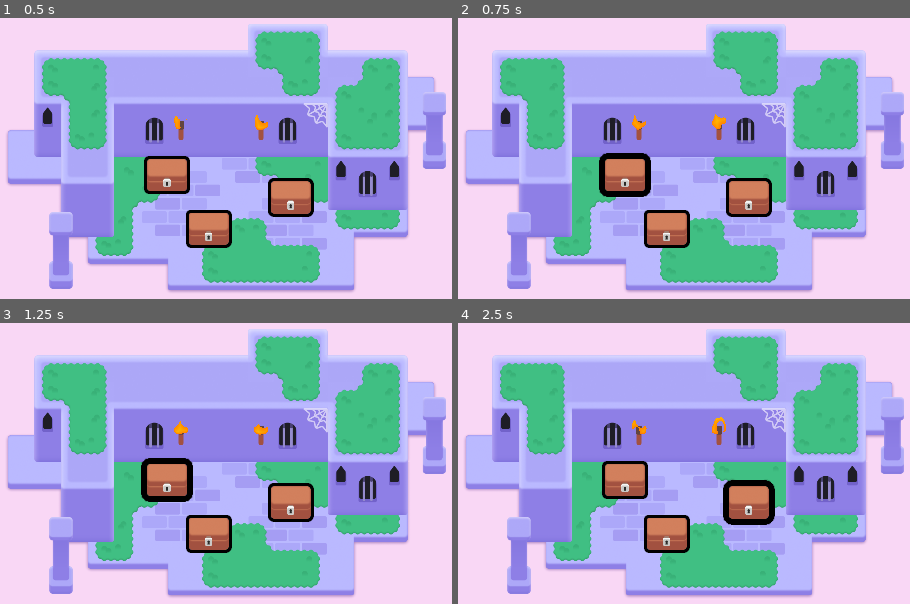
Above: before the commit, frames 1-4 (two rows, left to right).
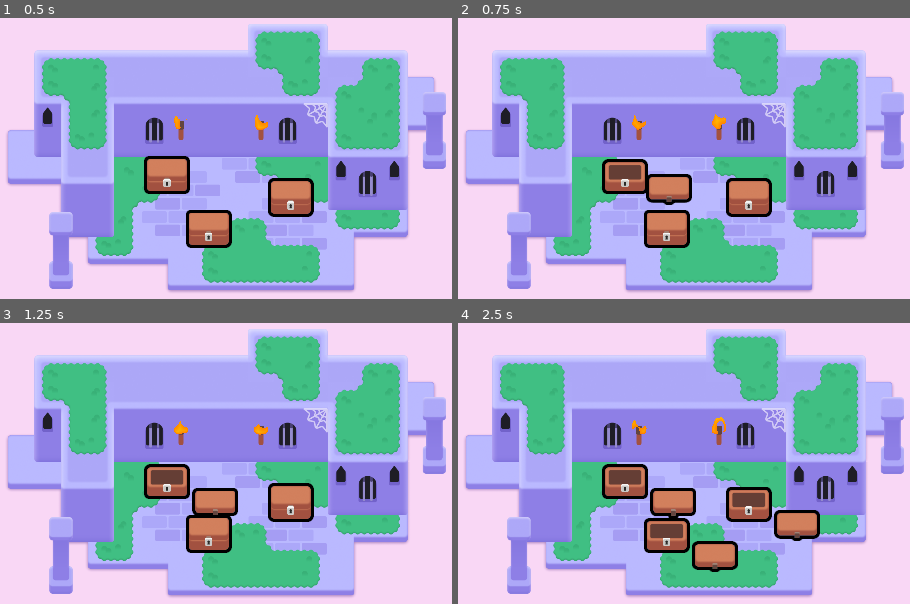
Above: after the commit, the same moments.

Repository: joszeto1/2d-GameDev-Course
Game: Godot game, scene res://lessons/mini_dungeon.tscn
Two runs of this game, one before a commit and one after it. Both use one fixed random seed, a clock stepped at 60 frames per second and the inputs below.
Inputs (mouse positions are in pixels of both pictures, inside the frame that each line leads up to):
- Up to frame 1 (0.5 s): no input
- Up to frame 2 (0.75 s): tap Enter at 0.5 s; move the mouse to (625, 175) at 0.52 s; press the mouse at (625, 175) at 0.53 s; hold D (move_right) from 0.53 s (still down)
- Up to frame 3 (1.25 s): keep holding D (move_right); tap Space at 0.77 s
- Up to frame 4 (2.5 s): move the mouse to (665, 533) at 1.27 s; release D (move_right) at 1.28 s; release the mouse at (665, 533) at 1.28 s; hold S (move_down) 1.28-2.03 s; right-click (665, 533) at 1.35 s; click (665, 533) at 1.42 s; tap Space at 1.52 s; move the mouse to (747, 502) at 2.02 s; hold D (move_right) from 2.03 s (still down); tap Z at 2.1 s; click (747, 502) at 2.17 s

Frame 1 is identical in both runs. In frame 2, 2.0% of the frame differs, in the area x 31-52%, y 48-67%; in frame 3, 2.0%; in frame 4, 5.4%, in the area x 31-81%, y 49-89%.

Commit message:
L5. open the chest

Diff:
--- a/M06.looting_workbook/lessons/chest.tscn
+++ b/M06.looting_workbook/lessons/chest.tscn
@@ -16,6 +16,21 @@
 shader_parameter/line_thickness = 4.0
 shader_parameter/viewport_scale = Vector2(1, 1)
 
+[sub_resource type="Animation" id="Animation_4tfei"]
+length = 0.001
+tracks/0/type = "value"
+tracks/0/imported = false
+tracks/0/enabled = true
+tracks/0/path = NodePath("CanvasGroup/Top:position")
+tracks/0/interp = 1
+tracks/0/loop_wrap = true
+tracks/0/keys = {
+"times": PackedFloat32Array(0),
+"transitions": PackedFloat32Array(1),
+"update": 0,
+"values": [Vector2(-1, -36)]
+}
+
 [sub_resource type="Animation" id="Animation_8q6q2"]
 resource_name = "open"
 tracks/0/type = "value"
@@ -29,21 +44,6 @@
 "transitions": PackedFloat32Array(1, 1, 1),
 "update": 0,
 "values": [Vector2(-1, -36), Vector2(54, -95), Vector2(115, 28)]
-}
-
-[sub_resource type="Animation" id="Animation_4tfei"]
-length = 0.001
-tracks/0/type = "value"
-tracks/0/imported = false
-tracks/0/enabled = true
-tracks/0/path = NodePath("CanvasGroup/Top:position")
-tracks/0/interp = 1
-tracks/0/loop_wrap = true
-tracks/0/keys = {
-"times": PackedFloat32Array(0),
-"transitions": PackedFloat32Array(1),
-"update": 0,
-"values": [Vector2(-1, -36)]
 }
 
 [sub_resource type="AnimationLibrary" id="AnimationLibrary_v4gk1"]
--- a/M06.looting_workbook/lessons/chest/chest.gd
+++ b/M06.looting_workbook/lessons/chest/chest.gd
@@ -1,7 +1,7 @@
 extends Area2D
 
 @onready var canvas_group: CanvasGroup = $CanvasGroup
-
+@onready var animation_player: AnimationPlayer = $AnimationPlayer
 
 func _ready():
 	mouse_entered.connect(_on_mouse_entered)
@@ -19,3 +19,17 @@
 
 func set_outline_thickness(new_thickness):
 	canvas_group.material.set_shader_parameter("line_thickness",new_thickness)
+
+func _input_event(viewport, event, shape_index):
+	var event_is_mouse_click: bool = (
+		event is InputEventMouseButton and
+		event.button_index == MOUSE_BUTTON_LEFT and
+		event.is_pressed()
+	)
+
+	if event_is_mouse_click:
+		open()
+
+func open():
+	animation_player.play("open")
+	input_pickable = false
--- a/M06.looting_workbook/practices/L5.P1.open_the_door/door.gd
+++ b/M06.looting_workbook/practices/L5.P1.open_the_door/door.gd
@@ -6,8 +6,11 @@
 func _input_event(viewport: Node, event: InputEvent, shape_index: int):
 	# Complete this boolean expression to check if the input event is a left-mouse click.
 	var event_is_mouse_click: bool = (
-		false
+		event is InputEventMouseButton and
+		event.button_index == MOUSE_BUTTON_LEFT and
+		event.is_pressed()
 	)
 
 	if event_is_mouse_click:
-		pass
+		animation_player.play("open")
+		input_pickable = false
--- a/M06.looting_workbook/practices/L5.P1.open_the_door/door_open.tscn
+++ b/M06.looting_workbook/practices/L5.P1.open_the_door/door_open.tscn
@@ -1,9 +1,9 @@
-[gd_scene load_steps=9 format=3]
+[gd_scene load_steps=9 format=3 uid="uid://dpy0k6a0e0ce7"]
 
 [ext_resource type="Script" path="res://practices/L5.P1.open_the_door/door.gd" id="1_5kjh1"]
-[ext_resource type="Material" path="res://practices/L5.P1.open_the_door/material.tres" id="2_ddrka"]
-[ext_resource type="Texture2D" path="res://practices/L5.P1.open_the_door/door_hinge.png" id="3_21hrr"]
-[ext_resource type="Texture2D" path="res://practices/L5.P1.open_the_door/door_body.png" id="4_87sm3"]
+[ext_resource type="Material" uid="uid://bea3lj1m2qape" path="res://practices/L5.P1.open_the_door/material.tres" id="2_ddrka"]
+[ext_resource type="Texture2D" uid="uid://1t3pjx2jmrtp" path="res://practices/L5.P1.open_the_door/door_hinge.png" id="3_21hrr"]
+[ext_resource type="Texture2D" uid="uid://r0f5ky2kx4qc" path="res://practices/L5.P1.open_the_door/door_body.png" id="4_87sm3"]
 
 [sub_resource type="CapsuleShape2D" id="CapsuleShape2D_h3xna"]
 radius = 31.0
--- a/M06.looting_workbook/practices/L5.P1.open_the_door/open_the_door.tscn
+++ b/M06.looting_workbook/practices/L5.P1.open_the_door/open_the_door.tscn
@@ -1,17 +1,13 @@
-[gd_scene load_steps=4 format=3]
+[gd_scene load_steps=3 format=3 uid="uid://7n3me4mcw46d"]
 
-[ext_resource type="PackedScene" path="res://practices/L5.P1.open_the_door/door_open.tscn" id="1_jjcwt"]
-[ext_resource type="Script" path="res://practices/L5.P1.open_the_door/door.gd" id="2_761eb"]
-[ext_resource type="Texture2D" path="res://practices/L5.P1.open_the_door/wall.png" id="3_nmn4b"]
+[ext_resource type="PackedScene" uid="uid://dpy0k6a0e0ce7" path="res://practices/L5.P1.open_the_door/door_open.tscn" id="1_jjcwt"]
+[ext_resource type="Texture2D" uid="uid://dwbwn5t4dfiib" path="res://practices/L5.P1.open_the_door/wall.png" id="3_nmn4b"]
 
 [node name="OpenTheDoor" type="Node2D"]
 metadata/_edit_horizontal_guides_ = []
 
-[node name="DoorOpen" type="Area2D" parent="." instance=ExtResource("1_jjcwt")]
+[node name="DoorOpen" parent="." instance=ExtResource("1_jjcwt")]
 position = Vector2(960, 446.5)
-collision_layer = 2
-collision_mask = 0
-script = ExtResource("2_761eb")
 
 [node name="Wall" type="Sprite2D" parent="."]
 position = Vector2(959, 929.5)
--- a/M06.looting_workbook/practices/L5.P2.pop_the_balloon/balloon_pop.gd
+++ b/M06.looting_workbook/practices/L5.P2.pop_the_balloon/balloon_pop.gd
@@ -4,8 +4,9 @@
 func _input_event(viewport: Node, event: InputEvent, shape_index: int):
 	var event_is_mouse_release: bool = (
 		event is InputEventMouseButton
-		and event.button_index == MOUSE_BUTTON_LEFT
+		and event.button_index == MOUSE_BUTTON_LEFT and
+		event.is_released()
 	)
 
 	if event_is_mouse_release:
-		pass
+		queue_free()
--- a/M06.looting_workbook/practices/L5.P2.pop_the_balloon/pop_the_balloon.tscn
+++ b/M06.looting_workbook/practices/L5.P2.pop_the_balloon/pop_the_balloon.tscn
@@ -1,16 +1,11 @@
-[gd_scene load_steps=3 format=3]
+[gd_scene load_steps=2 format=3 uid="uid://cj0gm4f7eldua"]
 
 [ext_resource type="PackedScene" path="res://practices/L5.P2.pop_the_balloon/balloon_pop.tscn" id="1_enrvy"]
-[ext_resource type="Script" path="res://practices/L5.P2.pop_the_balloon/balloon_pop.gd" id="2_xkyg3"]
 
 [node name="PopTheBalloon" type="Node2D"]
 metadata/_edit_horizontal_guides_ = []
 
-[node name="BalloonPop" type="Area2D" parent="." instance=ExtResource("1_enrvy")]
-position = Vector2(960, 540)
-collision_layer = 2
-collision_mask = 0
-script = ExtResource("2_xkyg3")
+[node name="BalloonPop" parent="." instance=ExtResource("1_enrvy")]
 
 [node name="ExtraVisuals" type="Node" parent="."]
 
